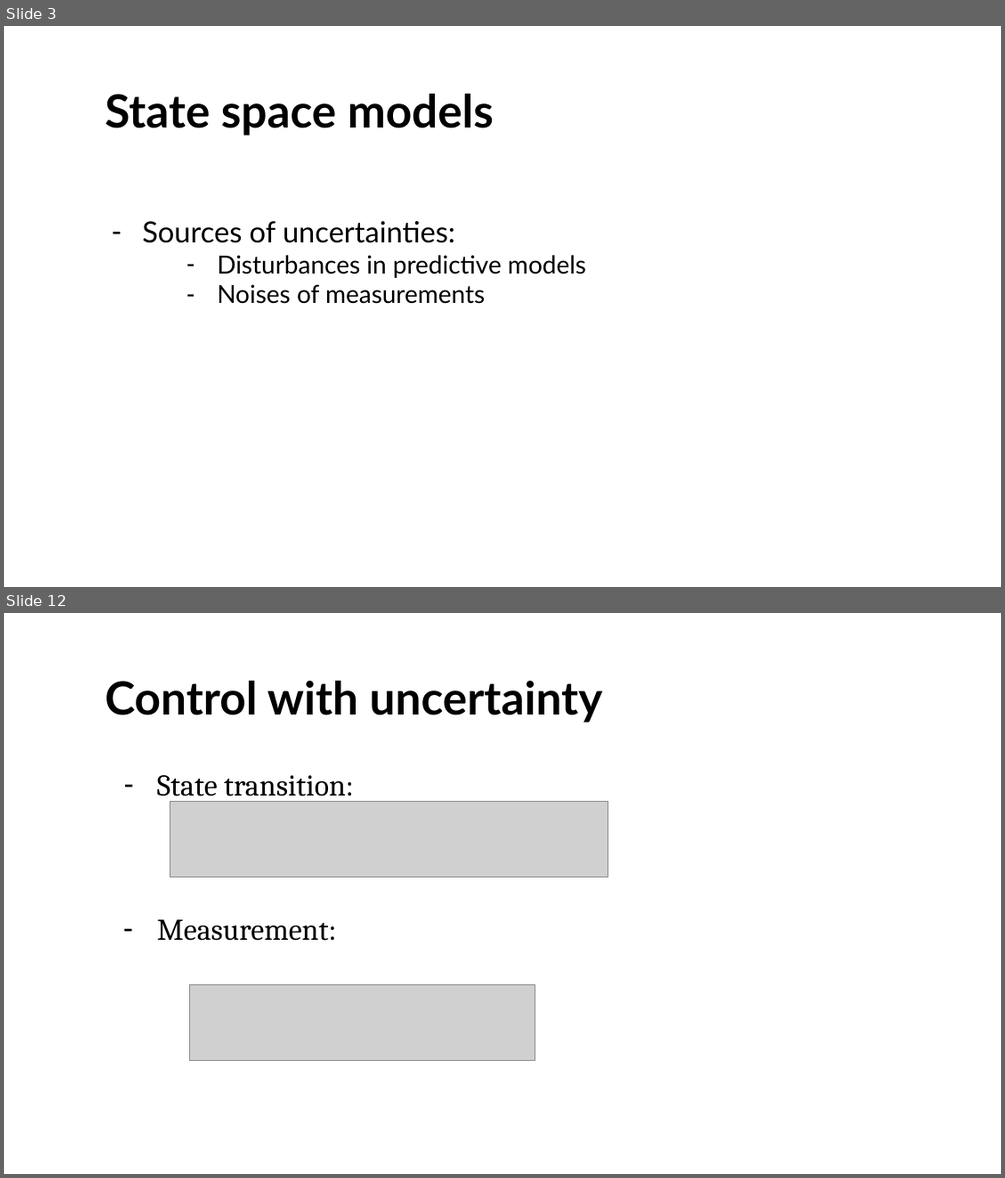
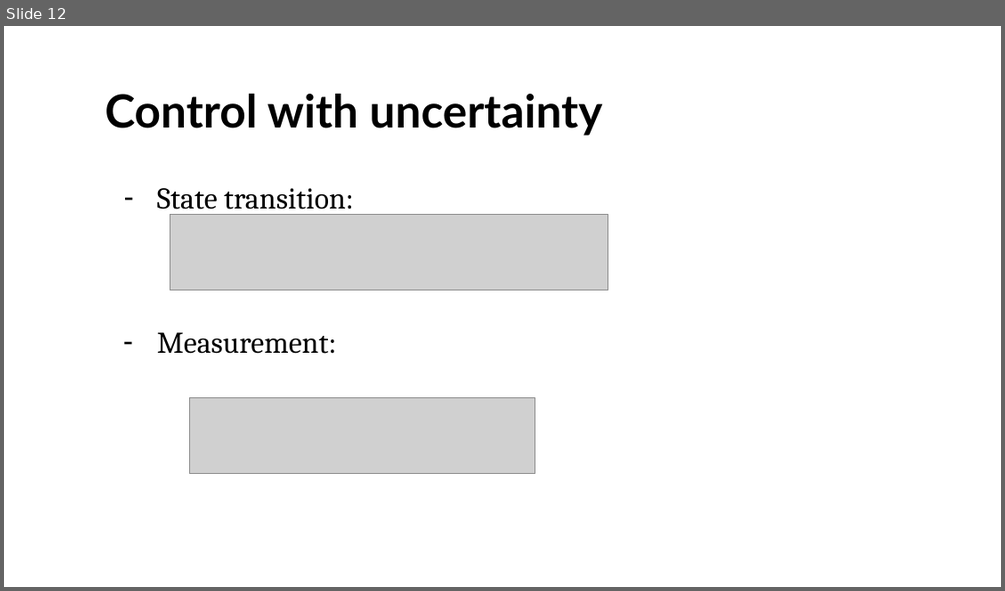
Before and after one commit to UOMDSS/workshops-2022-2023, a slide deck: semester-1/Week-4-Kalman-Filtering-Inverted-Pendulum/state space models and filtering.pptx. Shown one above the other, each under a label of ours: slides 3 and 12 before the commit, slide 12 after it; the slides between them are not shown. The pictures are 1005x1178 and 1005x591 pixels, drawn with LibreOffice and Linux fonts; fonts in the diff are those of the drawing; grey boxes stand for pictures; background and template pictures are left out. Boxes give left, top, right and bottom in pixels: in the first picture for what was removed or moved away, otherwise in the second. Text is boxed around its words. In the diff, an @@ line names an element or a change of style, - is before the commit and + after.

```diff
--- a/semester-1/Week-4-Kalman-Filtering-Inverted-Pendulum/state space models and filtering.pptx
+++ b/semester-1/Week-4-Kalman-Filtering-Inverted-Pendulum/state space models and filtering.pptx
@@ slide 3 removed at (4, 26, 1001, 587), background #FFFFFF @@
@@ title removed at (105, 94, 494, 135) @@
-State space models
@@ text removed at (142, 221, 586, 304) @@
-– Sources of uncertainties:
-  – Disturbances in predictive models
-  – Noises of measurements
```
Also in this commit, not shown: 10 slides changed, 2 slides added, 2 other slides removed, 2 other files.
